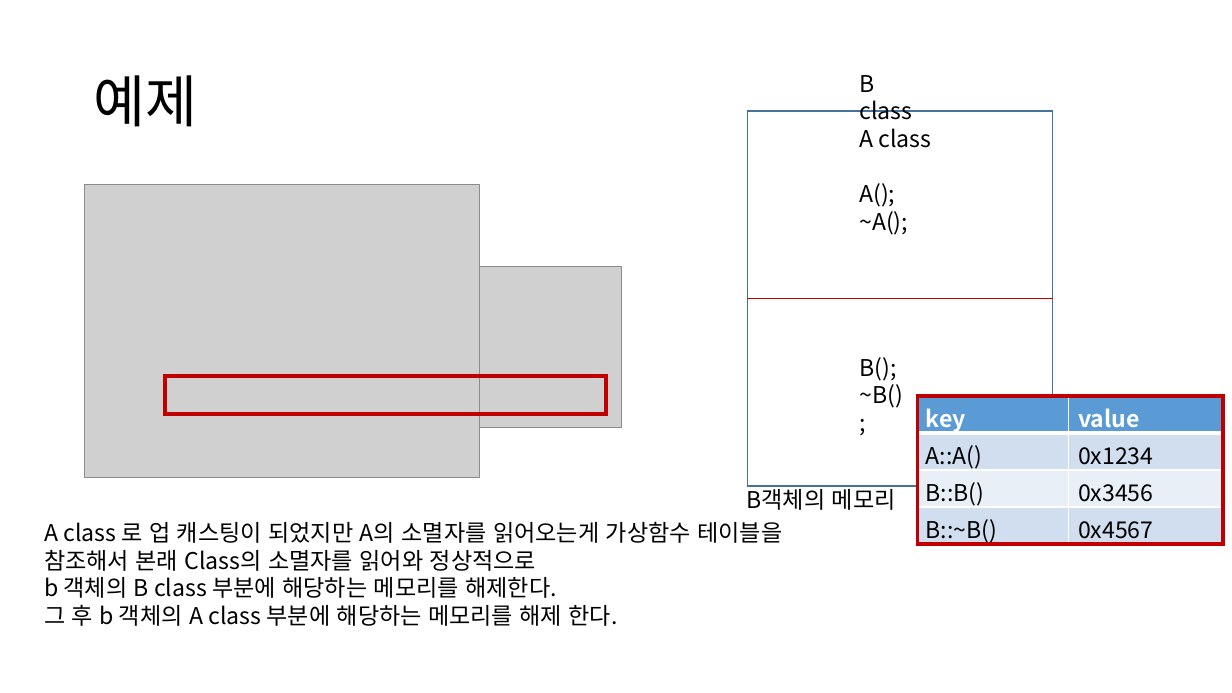
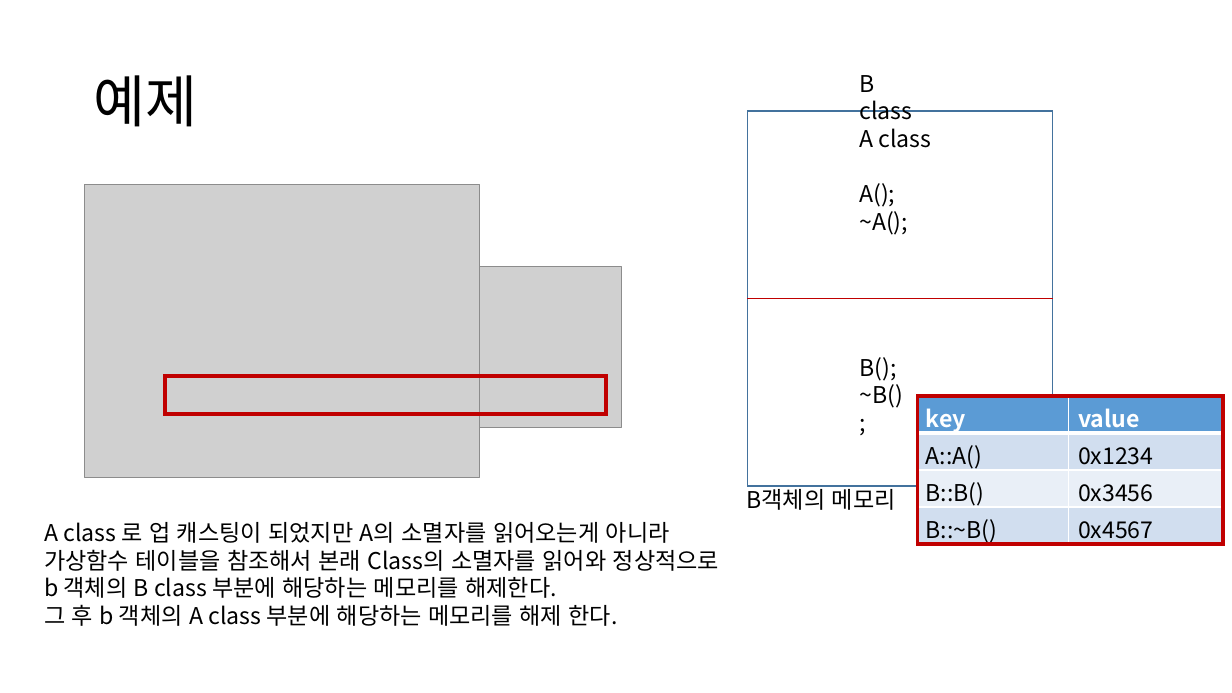
Before and after one commit to roka0105/Team.Yggdrasil_Server, a slide deck: slide 6 of 심화학기 발표자료/가상함수와 dynamic_cast.pptm. Drawn at 1232x693 pixels with LibreOffice and Linux fonts; fonts in the diff are those of the drawing; grey boxes stand for pictures. Boxes give left, top, right and bottom in pixels: in the first picture for what was removed or moved away, otherwise in the second. Text is boxed around its words. In the diff, an @@ line names an element or a change of style, - is before the commit and + after.

Commit message:
심화학기 발표자료 소멸자에 virtual 붙이는 이유/가상함수테이블/dynamic_cast의 원리

```diff
--- a/심화학기 발표자료/가상함수와 dynamic_cast.pptm
+++ b/심화학기 발표자료/가상함수와 dynamic_cast.pptm
@@ text at [44, 522, 719, 571]: text changed @@
-A class 로 업 캐스팅이 되었지만 A의 소멸자를 읽어오는게 가상함수 테이블을
-참조해서 본래 Class의 소멸자를 읽어와 정상적으로
+A class 로 업 캐스팅이 되었지만 A의 소멸자를 읽어오는게 아니라
+가상함수 테이블을 참조해서 본래 Class의 소멸자를 읽어와 정상적으로
```
Also in this commit, not shown: 4 other slides changed.
